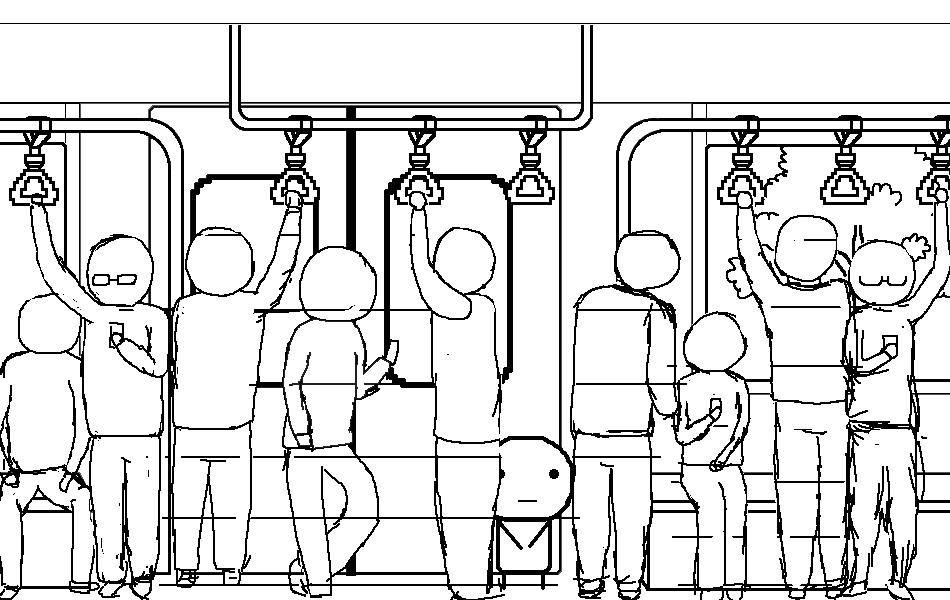
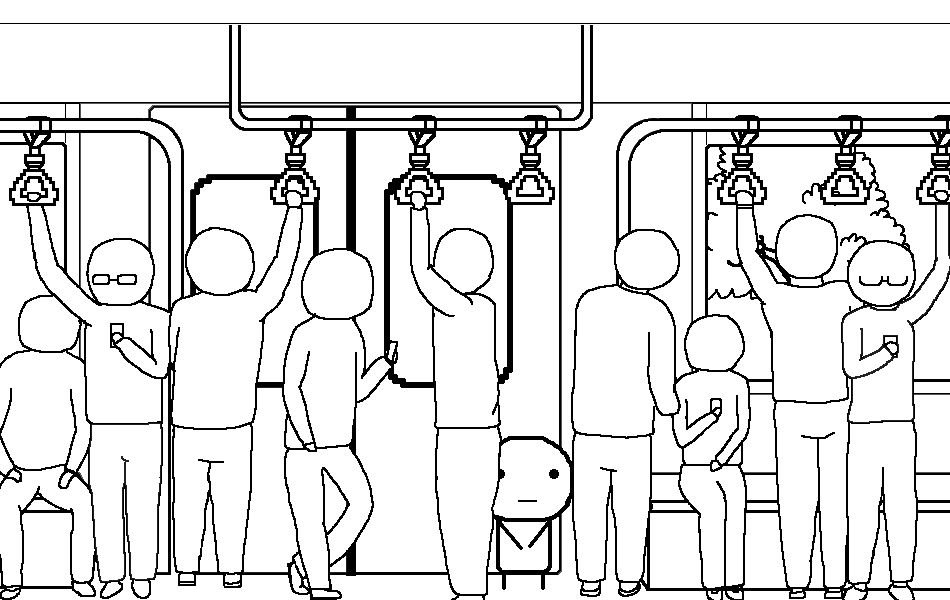
Comparing the layer stacks of the two 950 × 600 images. Changes:
added group "导出" with 13 layers above "背景" over [0, 147, 950, 600]
moved "人群" (1st of 2, in "导出") into group "导出" over [0, 187, 950, 600]
renamed "图层 16" to "人群", painted on it over [0, 190, 950, 600]
hid "草图2", opacity 100% → 50%, painted on it over [0, 188, 950, 600]
moved "人" into group "导出" over [477, 256, 574, 590]
moved "杠" into group "导出" over [0, 147, 950, 578]
moved "铁皮" into group "导出" over [0, 147, 950, 600]
moved "风景" into group "导出" over [665, 147, 950, 600]
painted on "图层 13" over [665, 147, 950, 600]
